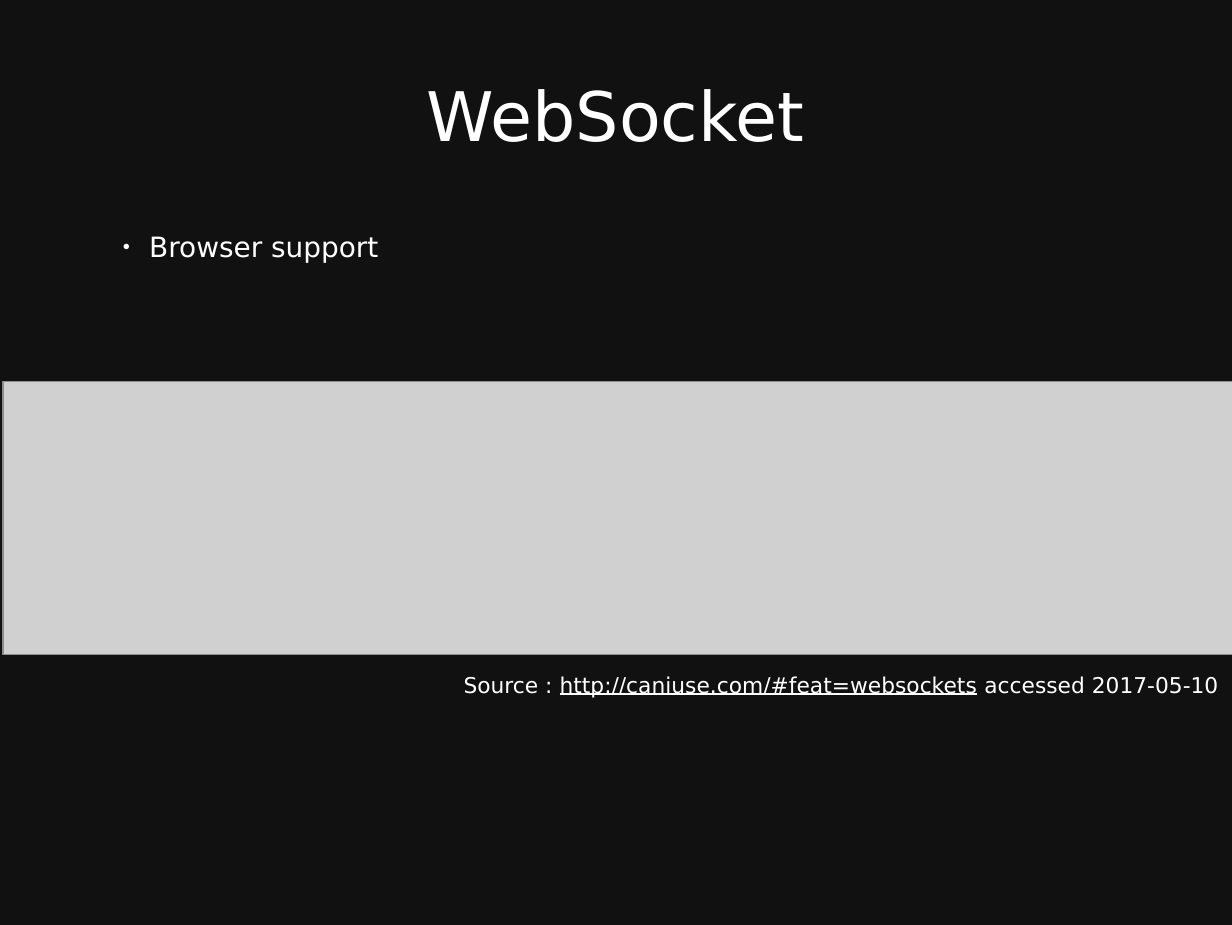
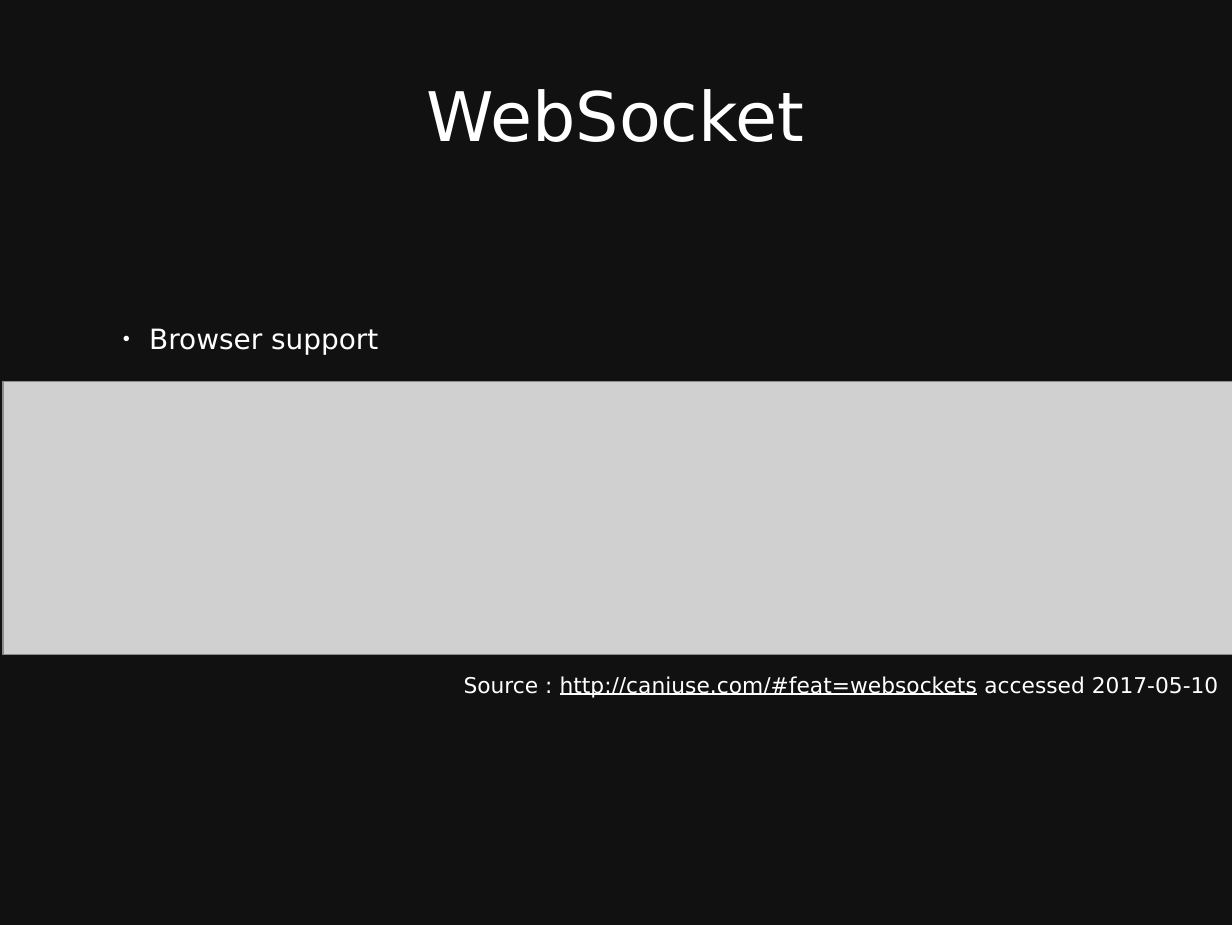
Before and after one commit to taylorbf/distributed-music-workshop, a slide deck: slide 9 of slides.odp (slide 3 before the commit). Drawn at 1232x925 pixels with LibreOffice and Linux fonts; fonts in the diff are those of the drawing; grey boxes stand for pictures. Boxes give left, top, right and bottom in pixels: in the first picture for what was removed or moved away, otherwise in the second. Text is boxed around its words. In the diff, an @@ line names an element or a change of style, - is before the commit and + after.

```diff
--- a/slides.odp
+++ b/slides.odp
@@ text "Browser support" moved from (x1=149, y1=236, x2=378, y2=263) to (x1=149, y1=328, x2=378, y2=355) @@
```
Also in this commit, not shown: 7 slides added, 1 slide removed.
